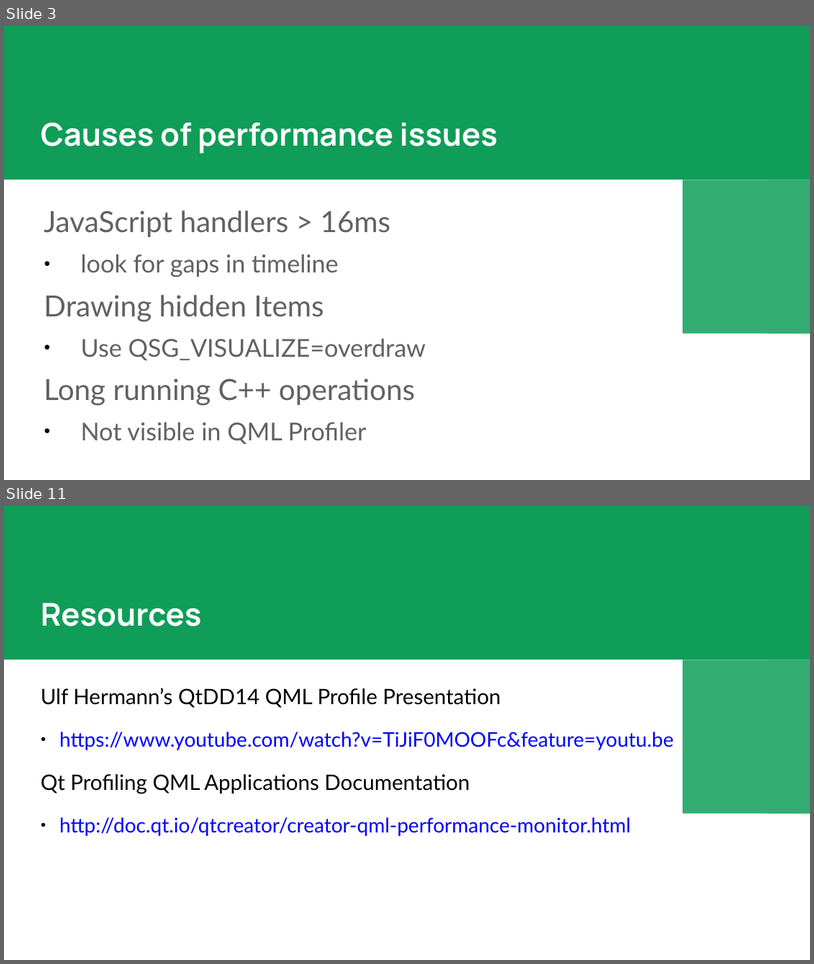
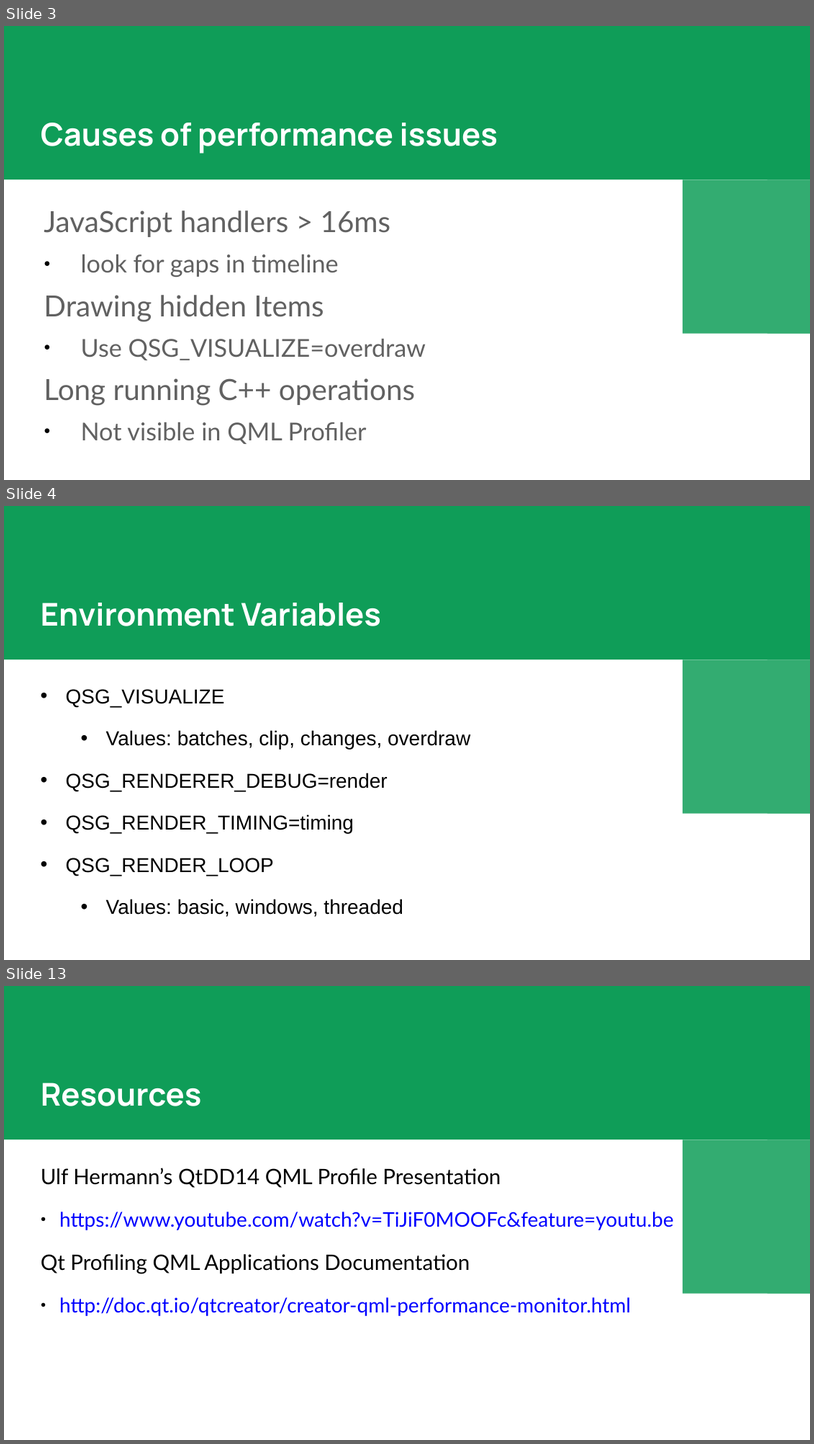
Before and after one commit to ocqt/2017-07-Profiling-QML, a slide deck: Profiling QML.pptx. Shown one above the other, each under a label of ours: slides 3 and 11 before the commit, slides 3, 4 and 13 after it; the slides between them are not shown. The pictures are 814x964 and 814x1444 pixels, drawn with LibreOffice and Linux fonts; fonts in the diff are those of the drawing. Boxes give left, top, right and bottom in pixels: in the first picture for what was removed or moved away, otherwise in the second. Text is boxed around its words. In the diff, an @@ line names an element or a change of style, - is before the commit and + after.

```diff
--- a/Profiling QML.pptx
+++ b/Profiling QML.pptx
@@ slide 4 added at (x1=4, y1=506, x2=810, y2=960), background #FFFFFF; not listed: 3 template elements that a slide beside it also shows @@
@@ text added at (x1=41, y1=602, x2=381, y2=626), 28 pt, text #FFFFFF, bold @@
+Environment Variables
@@ text added at (x1=66, y1=689, x2=471, y2=916), 18 pt, text #000000 @@
+• QSG_VISUALIZE
+  • Values: batches, clip, changes, overdraw
+• QSG_RENDERER_DEBUG=render
+• QSG_RENDER_TIMING=timing
+• QSG_RENDER_LOOP
+  • Values: basic, windows, threaded
@@ what was slide 11 is now slide 13 @@
```
Also in this commit, not shown: 7 slides changed, 2 other slides added, 1 slide removed, 2 other files.
